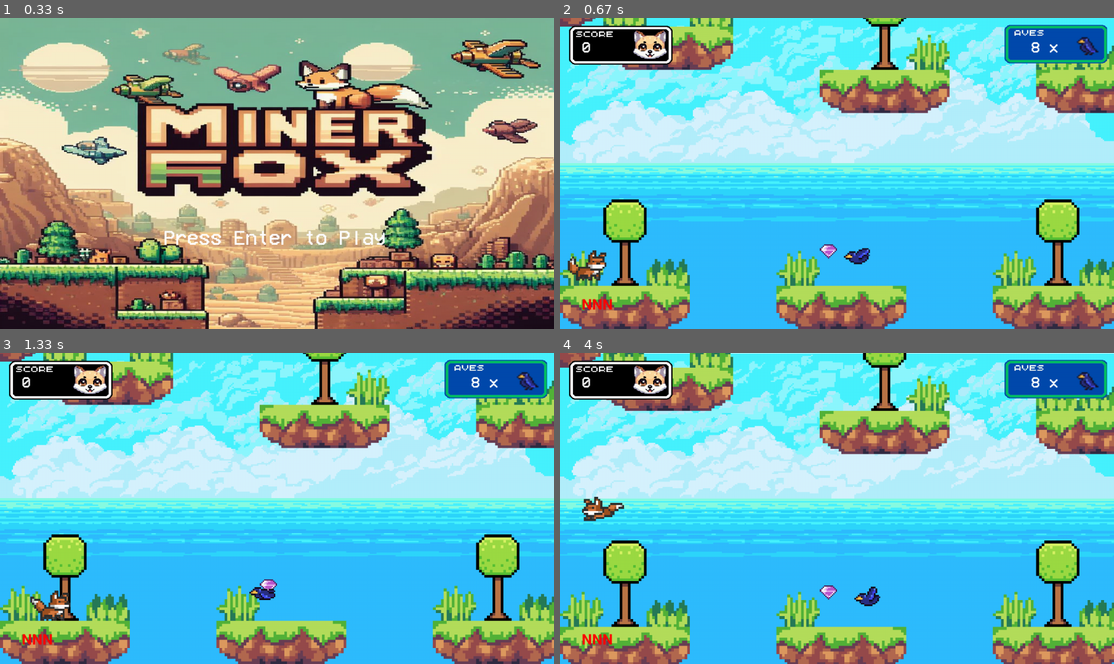
Above: before the commit, frames 1-4 (two rows, left to right).
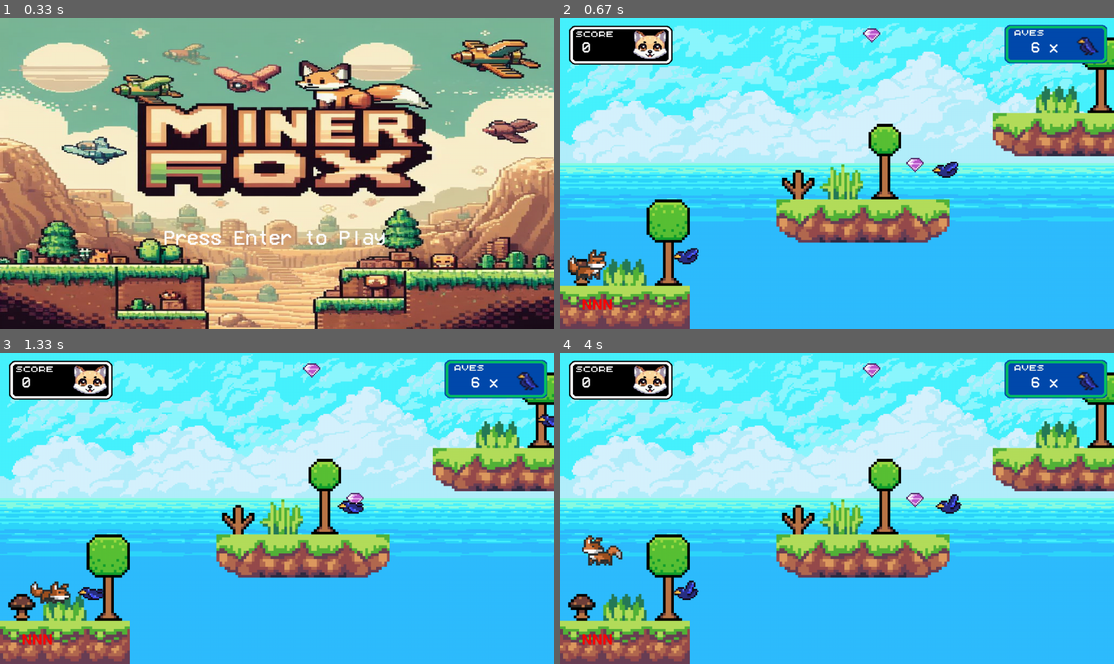
Above: after the commit, the same moments.

Repository: felbk/MinerFox---Pygame
Game: pygame game, started from setup.py
Two runs of this game, one before a commit and one after it. Both use one fixed random seed, a clock stepped at 60 frames per second and the inputs below.
Inputs:
- Up to frame 1 (0.33 s): no input
- Up to frame 2 (0.67 s): tap Keypad Enter at 0.33 s
- Up to frame 3 (1.33 s): hold D 0.67-1.13 s; tap Space at 1.17 s
- Up to frame 4 (4 s): hold D 1.5-1.97 s; tap Space at 1.57, 1.87, 2.07, 2.37, 2.63, 2.93, 3.07, 3.37, 3.73 s; hold A 2-2.53 s; hold A 2.57-2.97 s; hold D 3-3.63 s; hold A from 3.67 s (still down)

Frame 1 is identical in both runs. In frame 2, 33% of the frame differs, in the area x 0-100%, y 0-100%; in frame 3, 33%; in frame 4, 36%.

Commit message:
colocando termos

Diff:
--- a/Fase1.py
+++ b/Fase1.py
@@ -16,16 +16,24 @@
     fase1 = Fase(tela,(4000,1000),matmapa) #Cria fase
     D = 'diamante'
     A = 'ave'
+    C = 14
+    V = 15
+    B = 1
+    G = 12
+    T = 22
+    H = 23
+    F = 13
+    M = 28
 
-    matmapa4 = [[0, 0, 0, 0, 0, 0, 0, 0, 0, 0, 0, 0, 0, 0, 0, 0, 0, 0, 0, 0, 0, A, 0, 0, 12, 29, 0, 0, 0, 0, 0, 0, 23, 0, 0, 0, 0, 0],
-    [0, 0, 0, 0, 0, 0, 0, 0, 0, 0, 0, 0, 0, 0, 0, 0, 0, 0, 24, 0, 0, 0, 0, 14, 15, 15, 1, 0, 0, 0, 0, 13, 22, D, 0, 0, 0, 0],
-    [0, 0, 0, 0, 0, 0, 0, 0, 0, 0, 0, 0, 0, 0, 0, 0, A, 12, 22, 13, D, 0, 0, 0, 0, 0, 0, 0, 0, 0, 0, 14, 15, 1, 0, 0, 0, 0],
-    [0, 0, 0, 0, 0, 0, 0, D, 0, 0, 0, 0, 25, 0, 0, 0, 14, 15, 15, 1, 0, 0, 0, 0, 0, 0, 0, 0, A, 0, 0, 0, 0, 0, 0, 0, 0, 0],
-    [0, 0, 0, 0, 0, 0, 0, 0, 0, 0, 0, 12, 20, A, 0, 0, 0, 0, 0, 0, 0, 0, 0, 0, 0, 0, 0, 14, 15, 1, 0, 0, 13, 12, 0, 0, 0, 0],
-    [0, 0, 0, 0, 0, 0, 0, 26, 0, 0, 14, 15, 15, 1, 0, 0, 0, 0, 0, 0, 0, 0, 0, 14, 1, 0, 0, 0, 0, 0, 0, 0, 14, 1, 0, 0, 0, 0],
-    [0, 0, 0, 0, 0, 28, 13, 22, D, A, 0, 0, 0, 0, 0, 0, 0, 0, 0, 0, 0, 0, 0, 0, 0, 0, 0, 0, 0, 0, 0, 0, 0, 0, 0, 0, 0, 0],
-    [0, 0, 23, 0, 0,14, 15, 15, 1, 0, 0, 0, 0, 0, 0, 0, 0, 0, 0, 0, 3, 3, 0, 0, 0, 0, 0, 0, 0, 0, 0, 0, 0, 0, 3,3 , 0, 0],
-    [36, 12, 22, A, 0, 0, 0, 0, 0, 0, 0, 0, 0, 0, 0, 0, 0, 0, 0, 0, 6, 6, 0, 0, 0, 0, 0, 0, D, 0, 0, 0, 0, 0, 6, 0, 0, 0],
+    matmapa4 = [[0, 0, 0, 0, 0, 0, 0, 0, 0, 0, 0, 0, 0, 0, 0, 0, 0, 0, 0, 0, 0, A, 0, 0, G, 29, 0, 0, 0, 0, 0, 0, H, 0, 0, 0, 0, 0],
+    [0, 0, 0, 0, 0, 0, 0, 0, 0, 0, 0, 0, 0, 0, 0, 0, 0, 0, 24, 0, 0, 0, 0, C, V, V, B, 0, 0, 0, 0, F, T, D, 0, 0, 0, 0],
+    [0, 0, 0, 0, 0, 0, 0, 0, 0, 0, 0, 0, 0, 0, 0, 0, A, G, T, F, D, 0, 0, 0, 0, 0, 0, 0, 0, 0, 0, C, V, B, 0, 0, 0, 0],
+    [0, 0, 0, 0, 0, 0, 0, D, 0, 0, 0, 0, 25, 0, 0, 0, C, V, V,B, 0, 0, 0, 0, 0, 0, 0, 0, A, 0, 0, 0, 0, 0, 0, 0, 0, 0],
+    [0, 0, 0, 0, 0, 0, 0, 0, 0, 0, 0, G, T, A, 0, 0, 0, 0, 0, 0, 0, 0, 0, 0, 0, 0, 0, C, V, B, 0, 0, F, G, 0, 0, 0, 0],
+    [0, 0, 0, 0, 0, 0, 0, 26, 0, 0, C, V, V, B, 0, 0, 0, 0, 0, 0, 0, 0, 0, C, V, 0, 0, 0, 0, 0, 0, 0, C, B, 0, 0, 0, 0],
+    [0, 0, 0, 0, 0, M, 13, T, D, A, 0, 0, 0, 0, 0, 0, 0, 0, 0, 0, 0, 0, 0, 0, 0, 0, 0, 0, 0, 0, 0, 0, 0, 0, 0, 0, 0, 0],
+    [0, 0, H, 0, 0,C, V, V, B, 0, 0, 0, 0, 0, 0, 0, 0, 0, 0, 0, 3, 3, 0, 0, 0, 0, 0, 0, 0, 0, 0, 0, 0, 0, 3,3 , 0, 0],
+    [36, G, T, A, 0, 0, 0, 0, 0, 0, 0, 0, 0, 0, 0, 0, 0, 0, 0, 0, 6, 6, 0, 0, 0, 0, 0, 0, D, 0, 0, 0, 0, 0, 6, 0, 0, 0],
     [3, 3, 3, 0, 0, 0, 0, 0, 0, 0, 0, 0, 0, 0, 0, 0, 0, 0, 0, 0, 6, 6, 6, 3, 3, 3, 3, 3, 3, 3, 3, 3, 3, 6, 6, 0, 0, 0]]
     fase4 = Fase(tela,(4000,1000),matmapa4)
 
@@ -41,6 +49,7 @@
     elementos.empty()
     fase4.mixer.music.stop()
     return {"state": fase4.state , "fase": 1}
+
 def Fase_3(tela):
     D = "diamante"
     A = "ave"
--- a/setup.py
+++ b/setup.py
@@ -24,7 +24,7 @@
         #state =  tela inicial( )["state"] -> função que retorna um dicionario com state e N da fase
     elif state == PLAYING:
         if fase == 1:
-            dici = Fase_3(tela)
+            dici = Fase_1(tela)
             state = dici["state"]
             fase = dici["fase"]
 pygame.quit()
